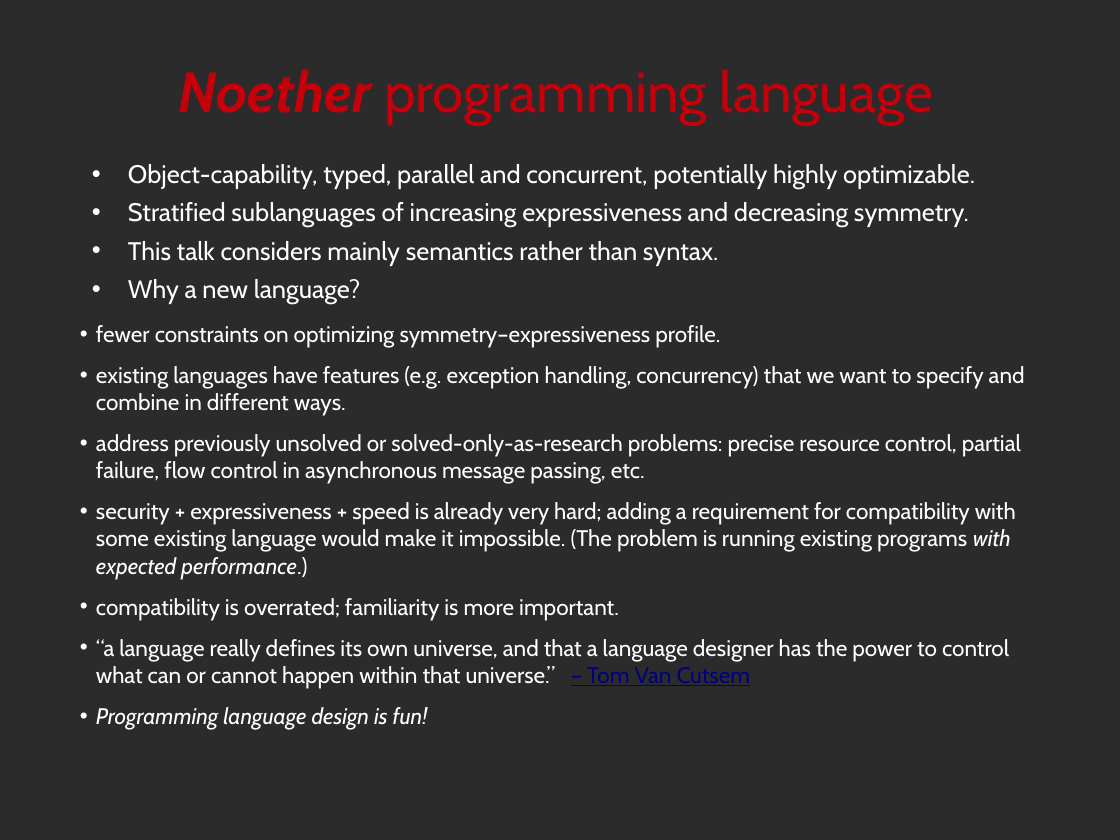
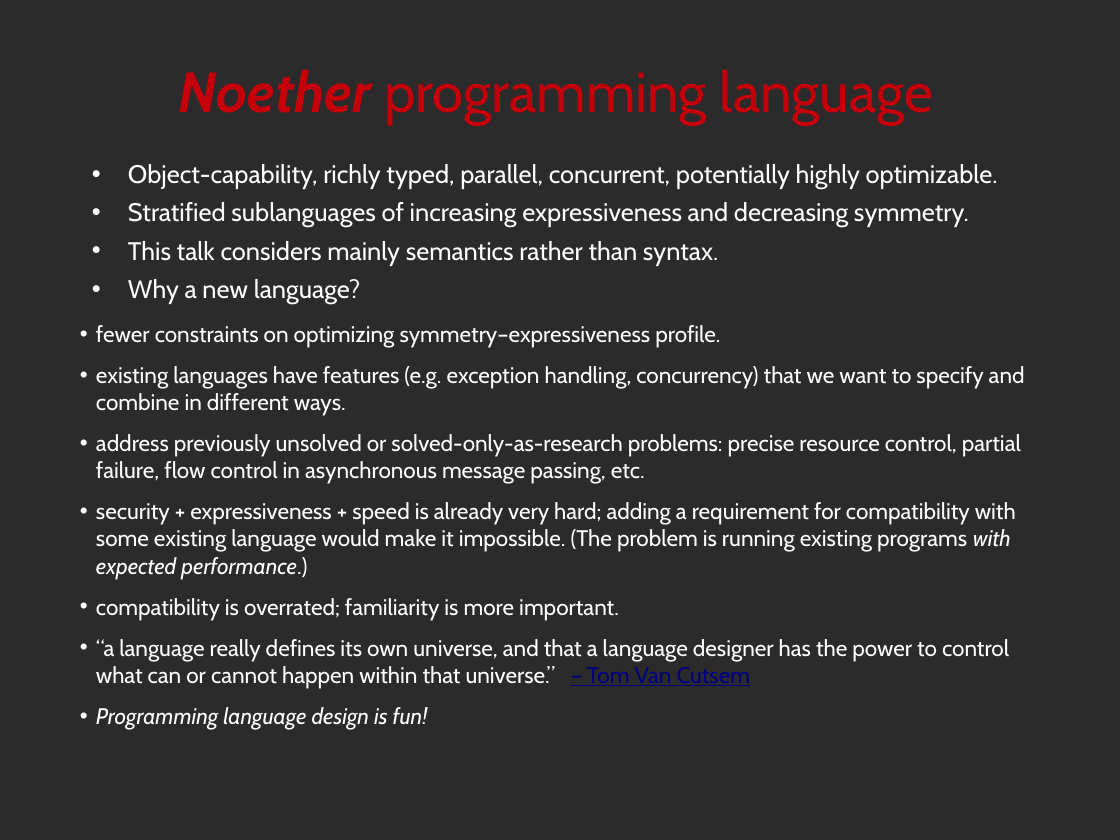
Before and after one commit to noether-lang/noether, a slide deck: slide 11 of doc/presentations/StrangeLoop/src/noether.odp. Drawn at 1120x840 pixels with LibreOffice and Linux fonts; fonts in the diff are those of the drawing; background and template pictures are left out; a plain dark background stands for a picture behind light text. Boxes give left, top, right and bottom in pixels: in the first picture for what was removed or moved away, otherwise in the second. Text is boxed around its words. In the diff, an @@ line names an element or a change of style, - is before the commit and + after.

```diff
--- a/doc/presentations/StrangeLoop/src/noether.odp
+++ b/doc/presentations/StrangeLoop/src/noether.odp
@@ text at [128, 164, 998, 189]: text changed @@
-• Object-capability, typed, parallel and concurrent, potentially highly optimizable.
+• Object-capability, richly typed, parallel, concurrent, potentially highly optimizable.
```
Also in this commit, not shown: 33 other slides changed, 1 other file.
